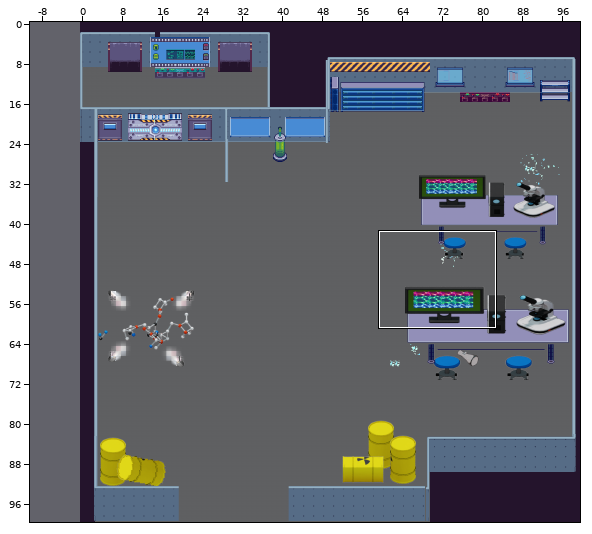
Two states of a Tiled map, assets/map/map2.tmx. Above: a wide view before the commit, with the close-up outlined.
Close-up. Earlier state:
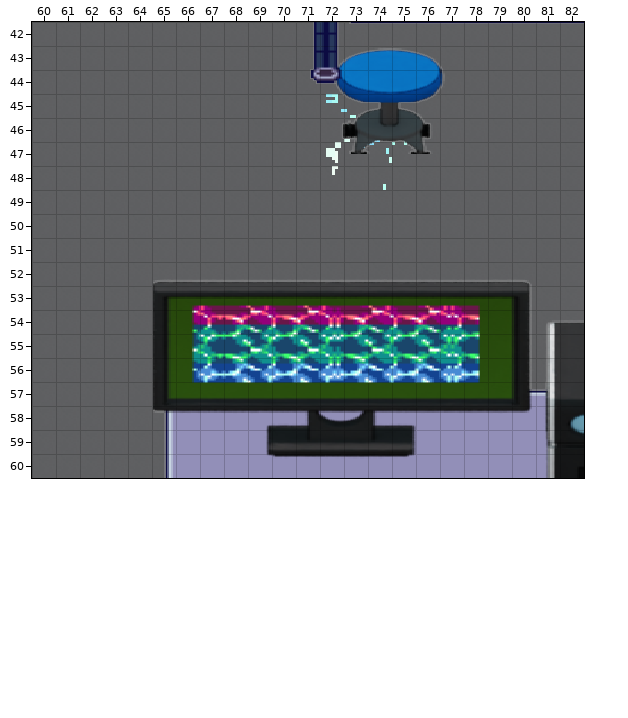
Cells are 16x16 px. Shown: x 60..82, y 42..60. The commit also changed other parts of the map, which this record leaves out. Not drawn, because the pictures are missing: unchanged layer "bgd/3".
New version:
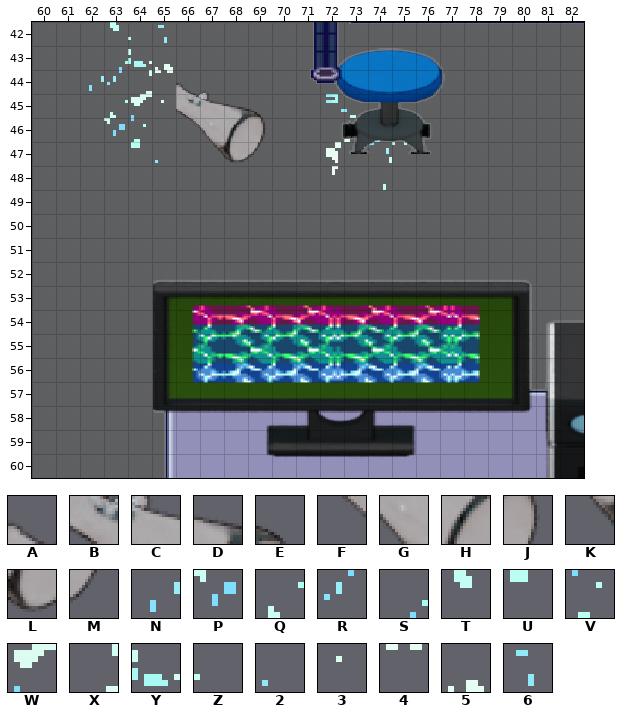
Key: from "Chemistry Lab First Spriteshee": A 3744, B 3808, C 3809, D 3810, E 3811, F 3872, G 3873, H 3874, J 3875, K 3937, L 3938, M 3939; from "spriteSheet_lightingBulb02_136": N 1891 turned 270, P 1940 turned 270, Q 1941 turned 270, R 1942 turned 270, S 1943 turned 270, T 1944 turned 270, U 1990 turned 270, V 1991 turned 270, W 1992 turned 270, X 1993 turned 270, Y 1994 turned 270, Z 1995 turned 270, 2 2041 turned 270, 3 2043 turned 270, 4 2044 turned 270, 5 2045 turned 270, 6 2046 turned 270.
_ is an empty cell.
Tiles of an added or newly shown layer are drawn over the layers below it.
From old to new:
Layer "bgd/4" (now shown):
There is now tile 2 in row 47 at x 65.
There is now tile 3 in row 45 at x 65.
There is now tile 4 in row 44 at x 65.
There is now tile 5 in row 43 at x 65.
There is now tile 6 in row 42 at x 65.
There is now tile A in row 44 at x 66.
There is now tile B in row 45 at x 66.
There is now tile C in row 45 at x 67.
There is now tile D in row 45 at x 68.
There is now tile E in row 45 at x 69.
There is now tile F in row 46 at x 66.
There is now tile G in row 46 at x 67.
There is now tile H in row 46 at x 68.
There is now tile J in row 46 at x 69.
There is now tile K in row 47 at x 67.
There is now tile L in row 47 at x 68.
There is now tile M in row 47 at x 69.
There is now tile N in row 44 at x 62.
There is now tile P in row 46 at x 63.
There is now tile Q in row 45 at x 63.
There is now tile R in row 44 at x 63.
There is now tile S in row 43 at x 63.
There is now tile T in row 42 at x 63.
There is now tile U in row 47 at x 64.
There is now tile V in row 46 at x 64.
There is now tile W in row 45 at x 64.
There is now tile X in row 44 at x 64.
There is now tile Y in row 43 at x 64.
There is now tile Z in row 42 at x 64.
